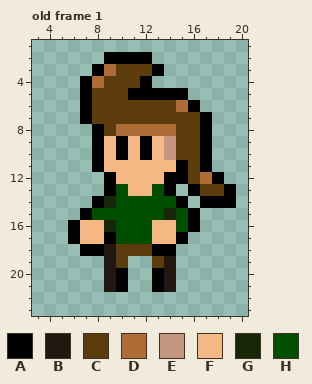
Pixel-art file: assets/images/spritesheets/don.aseprite. The picture above is the old version.
24x24 pixels, 5 frames. Shown: old frame 1: x 3..20, y 1..23.
Palette (. is transparent): A #000000  B #231712  C #5c3c0d  D #ae6c37  E #c59782  F #f5b784  G #172808  H #004e00
Pixels before, old frame 1, first column x 6:
 2 ...AAAA.......
 3 ..ADCCCA......
 4 .ADCCCA.......
 5 .ACCCAAAAA....
 6 .ACCCCCCCDA...
 7 .ACCCCCCCCCA..
 8 ..ACDDDDDCCA..
 9 ..AFAFAFECCA..
10 ..AFAFAFECCA..
11 ..AFFFFFFACA..
12 ...AFFFFAACDA.
13 ...AHFFHA.ACCA
14 ..AGHHHHHA.AAA
15 .AHHHHHHGHA...
16 AFFGHHHFFHA...
17 AFFAHHHFFA....
18 .AABCCCAA.....
19 ...BC..CB.....
20 ...BA..AB.....
21 ...BA..AB.....
Now the later version:
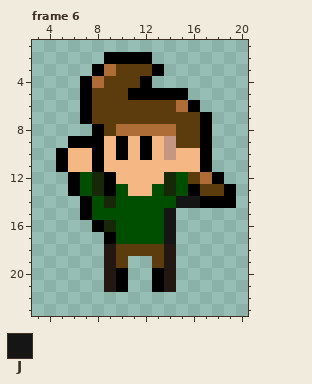
Colours new in this view: J #151515
A new or re-ordered frame is compared with the old frame closest to it.
The exact change:
frames 5 -> 6
Frame 6 is new; against old frame 1:
Colour A is added in row 9 at x 6 to 7; in rows 10 to 11 at x 5; in rows 12 to 13 at x 6; in row 14 at x 7.
Colour A replaces colour F in row 16 at x 8.
Colour B replaces colour A in row 18 at x 14.
Colour C replaces colour A in row 18 at x 13.
Colour F is added in rows 10 to 11 at x 6 to 7.
Colour F replaces colour A in row 11 at x 15.
Colour F replaces colour C in row 10 at x 15 to 16; in row 11 at x 16.
Colour G is added in rows 12 to 13 at x 8.
Colour G replaces colour A in rows 12 to 13 at x 14.
Colour H is added in row 12 at x 7; in row 13 at x 7 and 15.
Colour H replaces colour A in row 12 at x 15; in row 14 at x 8.
Colour H replaces colour F in rows 16 to 17 at x 13.
Colour J is added in row 14 at x 16.
Colour J replaces colour A in row 14 at x 15.
Colour J replaces colour F in rows 16 to 17 at x 14.
Colour J replaces colour G in row 15 at x 14.
Colour A is removed in row 15 at x 16; in row 16 at x 6 and 16; in row 17 at x 6 and 15; in row 18 at x 7 to 8.
Colour F is removed in row 16 at x 7; in row 17 at x 7 to 8.
Colour H is removed in rows 15 to 16 at x 15.
